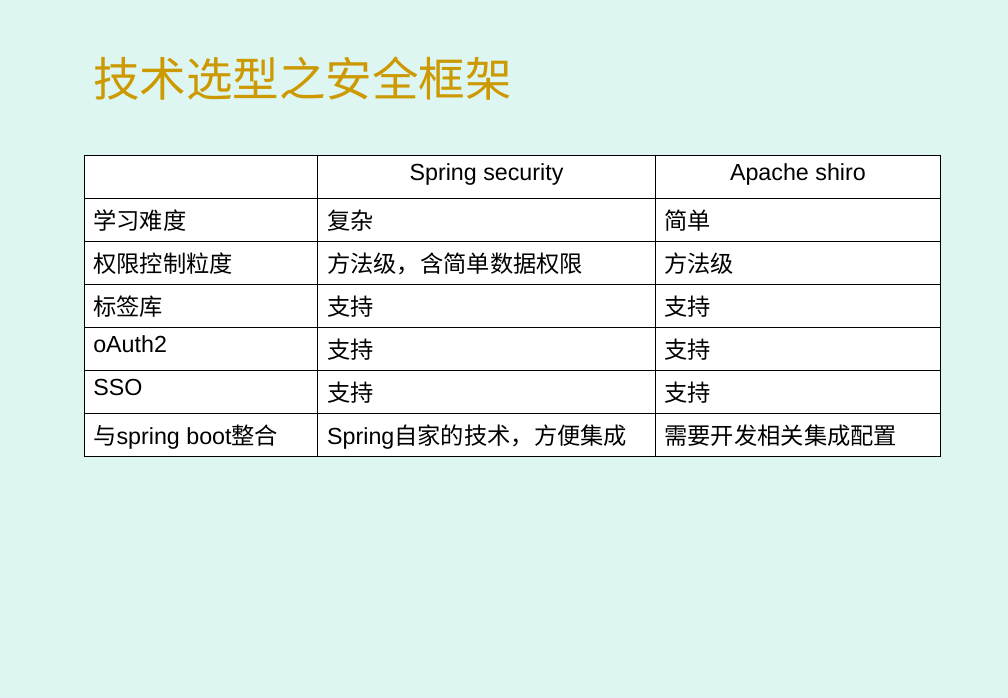
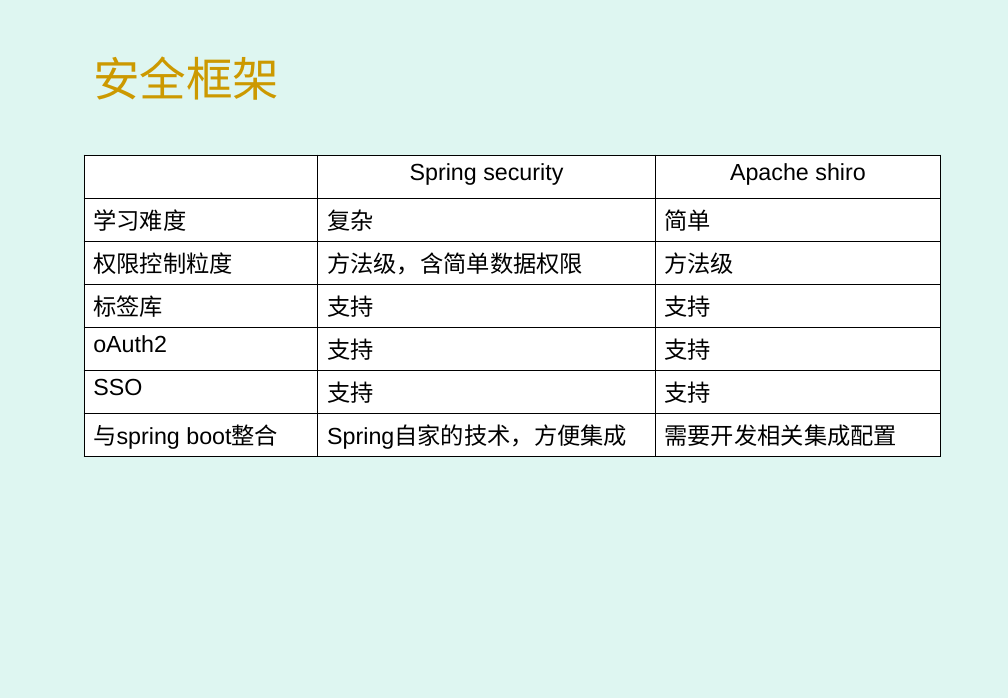
Before and after one commit to gon-superman/application, a slide deck: slide 9 of 系统框架.pptx. Drawn at 1008x698 pixels with LibreOffice and Linux fonts; fonts in the diff are those of the drawing; background and template pictures are left out. Boxes give left, top, right and bottom in pixels: in the first picture for what was removed or moved away, otherwise in the second. Text is boxed around its words. In the diff, an @@ line names an element or a change of style, - is before the commit and + after.

```diff
--- a/系统框架.pptx
+++ b/系统框架.pptx
@@ title at (x1=93, y1=56, x2=279, y2=100): text changed @@
-技术选型之安全框架
+安全框架
```
Also in this commit, not shown: 5 other slides changed, 1 slide added, 1 other file.
